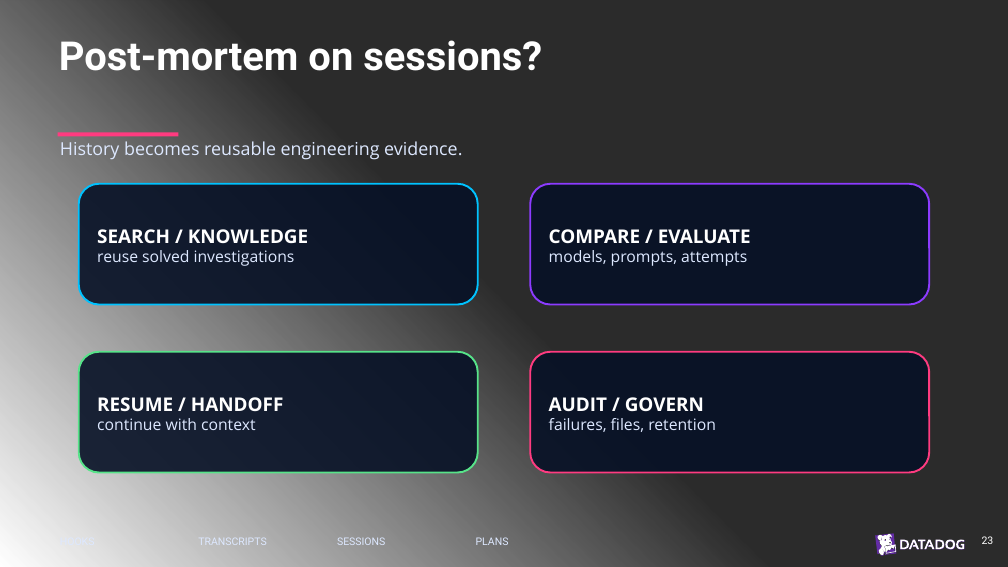
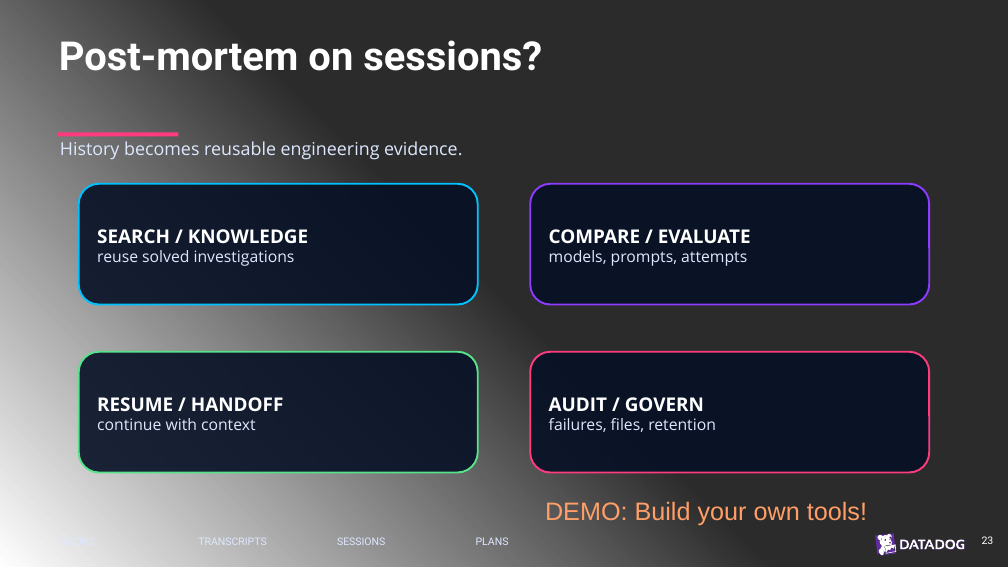
Before and after one commit to chrisnas/TechoramaNetherland2026, a slide deck: slide 31 of Harness Spy/Slides/HarnessSpy.pptx (slide 29 before the commit). Drawn at 1008x567 pixels with LibreOffice and Linux fonts; fonts in the diff are those of the drawing; background and template pictures are left out; a plain dark background stands for a picture behind light text. Boxes give left, top, right and bottom in pixels: in the first picture for what was removed or moved away, otherwise in the second. Text is boxed around its words. In the diff, an @@ line names an element or a change of style, - is before the commit and + after.

```diff
--- a/Harness Spy/Slides/HarnessSpy.pptx
+++ b/Harness Spy/Slides/HarnessSpy.pptx
@@ text added at [545, 501, 867, 525], 24 pt, text #FF9E66 @@
+DEMO: Build your own tools!
```
Also in this commit, not shown: 6 other slides changed, 3 slides added, 1 slide removed, 1 other file.
